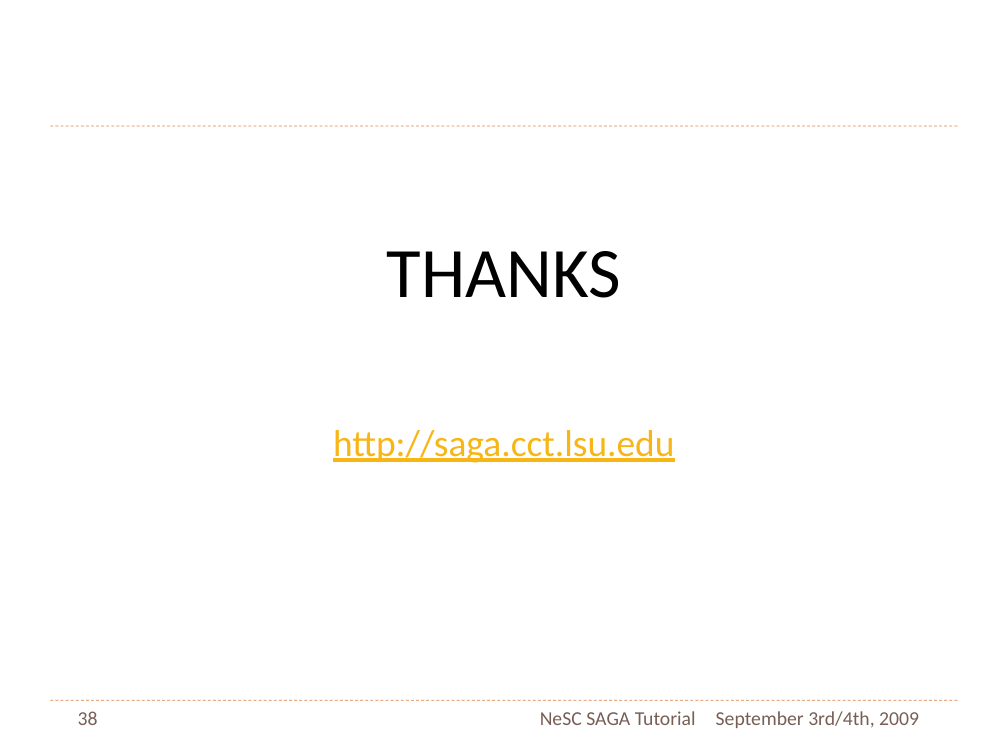
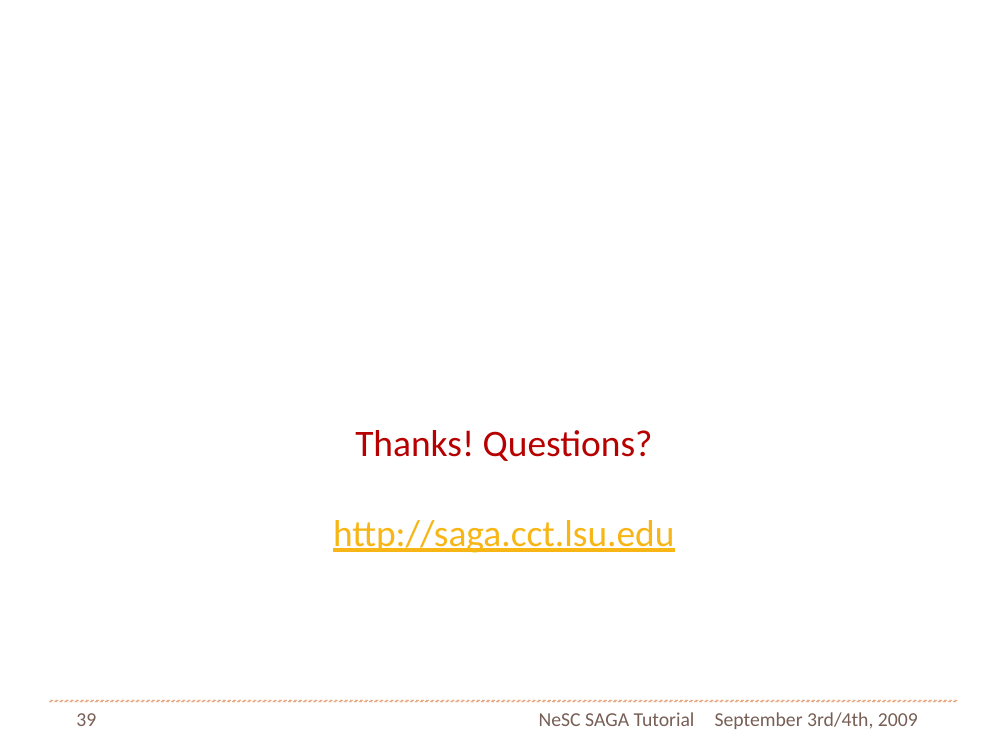
Before and after one commit to saga-project/saga-cpp-legacy-projects, a slide deck: slide 39 of tutorial/NeSC-2009/NeSC09-Practical-PPT.pptx (slide 38 before the commit). Drawn at 1008x756 pixels with LibreOffice and Linux fonts; fonts in the diff are those of the drawing. Boxes give left, top, right and bottom in pixels: in the first picture for what was removed or moved away, otherwise in the second. Text is boxed around its words. In the diff, an @@ line names an element or a change of style, - is before the commit and + after.

Commit message:
More slides

```diff
--- a/tutorial/NeSC-2009/NeSC09-Practical-PPT.pptx
+++ b/tutorial/NeSC-2009/NeSC09-Practical-PPT.pptx
@@ text removed at (387, 251, 621, 298) @@
-THANKS
@@ text at (355, 430, 653, 461): paragraph added @@
+Thanks! Questions?
@@ line moved from (50, 126) - (958, 126) to (49, 702) - (956, 702) @@
@@ page number at (76, 713, 96, 726): text changed @@
-38
+39
```
Also in this commit, not shown: 2 other slides changed, 3 slides added, 2 slides removed, 2 other files.
